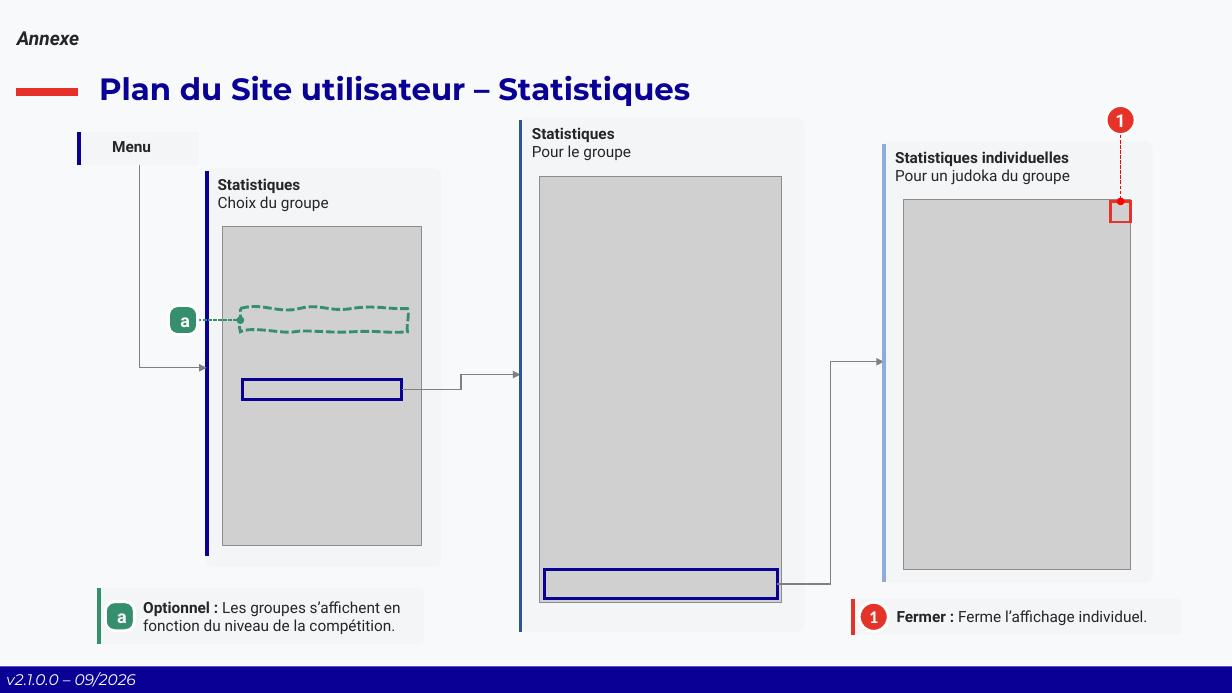
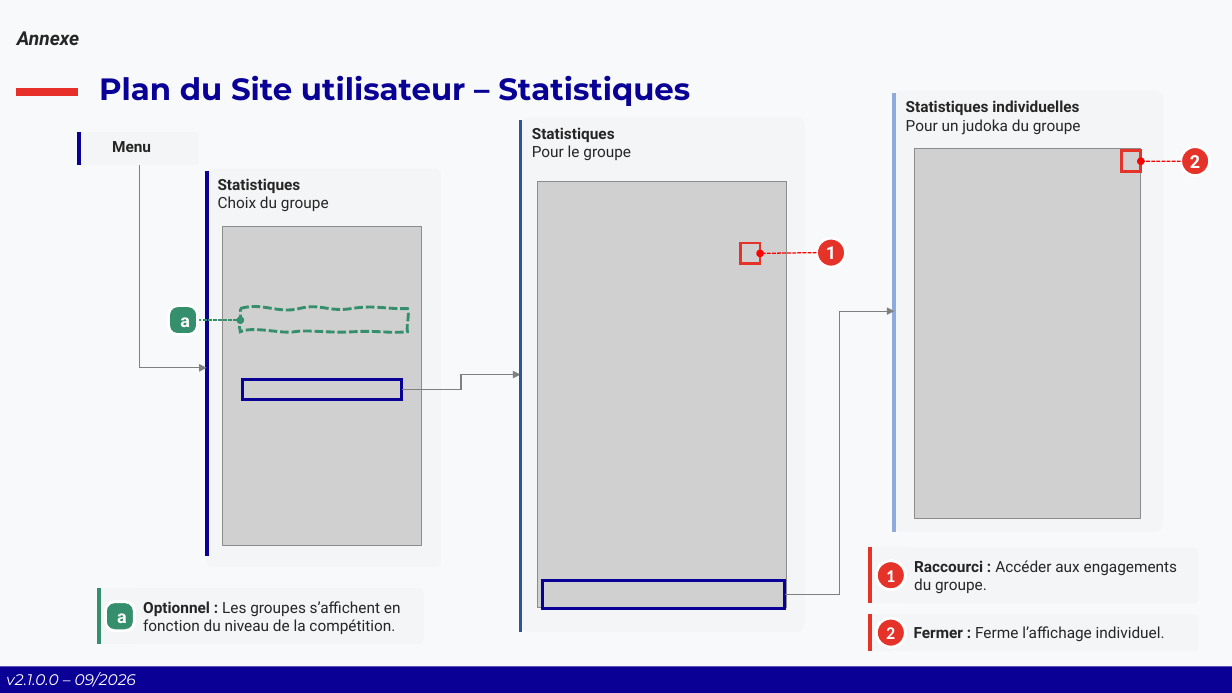
Before and after one commit to Comite-Rhone-Judo/PublicationSuiviCompetition, a slide deck: slide 55 of AppPublication/Documentation/PublicationSuiviCompetition - Manuel d'utilisation.pptx. Drawn at 1232x693 pixels with LibreOffice and Linux fonts; fonts in the diff are those of the drawing; grey boxes stand for pictures; background and template pictures are left out. Boxes give left, top, right and bottom in pixels: in the first picture for what was removed or moved away, otherwise in the second. Text is boxed around its words. In the diff, an @@ line names an element or a change of style, - is before the commit and + after.

Commit message:
Mise à jour lien entre engagement et statistiques

```diff
--- a/AppPublication/Documentation/PublicationSuiviCompetition - Manuel d'utilisation.pptx
+++ b/AppPublication/Documentation/PublicationSuiviCompetition - Manuel d'utilisation.pptx
@@ ellipse added at [1181,147,1210,176], fill #E6332A, outline #FFFFFF 2.25 pt, 14 pt, text #FFFFFF, bold @@
+2
@@ 1 picture, 1 text, 1 line, 1 rectangle: place and size @@
-1 picture, 1 text, 1 line, 1 rectangle at [884,143,1130,582]
+1 picture, 1 text, 1 line, 1 rectangle at [895,93,1141,531]
@@ arrow moved from (1121, 135) - (1121, 201) to (1181, 161) - (1141, 161) @@
@@ picture: place and size @@
-picture at [540,177,781,603]
+picture at [537,182,787,607]
@@ ellipse "1": place and size @@
-ellipse "1" at [1106,105,1135,134]
+ellipse "1" at [817,238,846,267]
@@ rectangle added at [741,243,761,263], outline #E6332A 2.25 pt @@
@@ arrow added from (817, 252) to (761, 253), #FF0000 1 pt dashed @@
@@ elbow arrow moved from (777, 584) - (884, 361) to (785, 594) - (895, 311) @@
@@ rounded rectangle added at [871,547,912,604], fill #F4F5F7 @@
@@ line added from (871, 547) to (871, 604), #E6332A 3 pt @@
@@ ellipse "1": place and size @@
-ellipse "1" at [860,603,888,631]
+ellipse "1" at [876,561,905,590]
@@ text added at [914,560,1177,593], 12 pt, text #262626 @@
+Raccourci : Accéder aux engagements du groupe.
@@ rectangle: place and size @@
-rectangle at [544,570,778,599]
+rectangle at [543,580,786,609]
@@ rounded rectangle: place and size @@
-rounded rectangle at [853,599,895,635]
+rounded rectangle at [871,615,912,651]
@@ line moved from (853, 599) - (853, 635) to (871, 615) - (871, 651) @@
@@ ellipse added at [876,618,905,647], fill #E6332A, outline #FFFFFF 2.25 pt, 14 pt, text #FFFFFF, bold @@
+2
@@ text "Fermer : Ferme l’affichage individuel.": place and size @@
-text "Fermer : Ferme l’affichage individuel." at [897,610,1148,625]
+text "Fermer : Ferme l’affichage individuel." at [914,626,1165,641]
```
Also in this commit, not shown: 1 other file.
